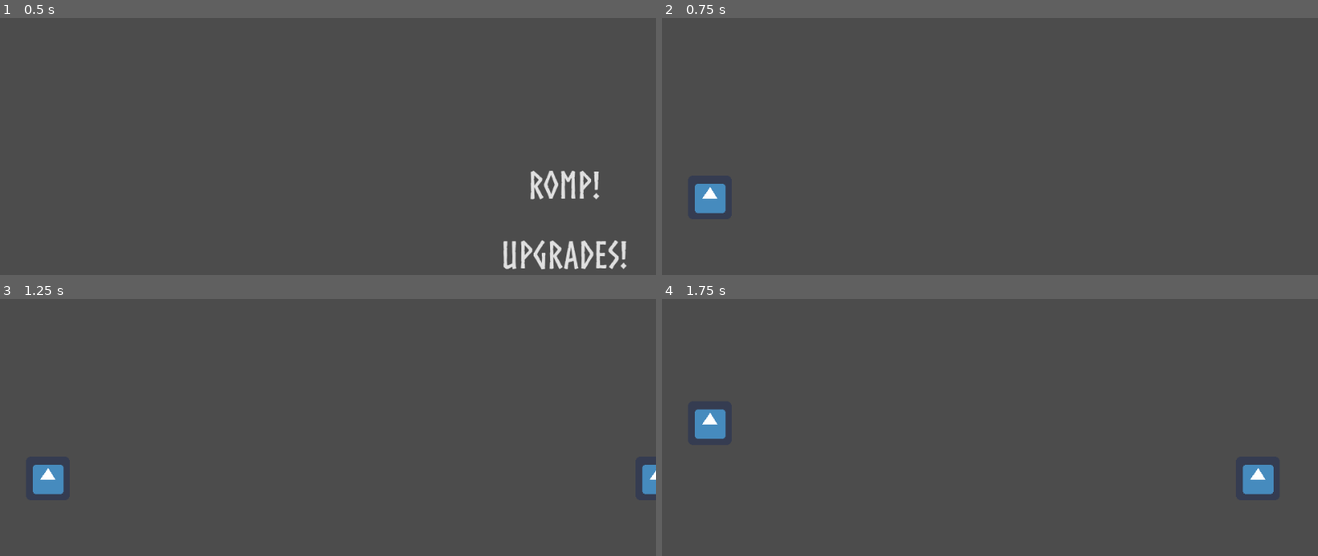
Above: before the commit, frames 1-4 (two rows, left to right).
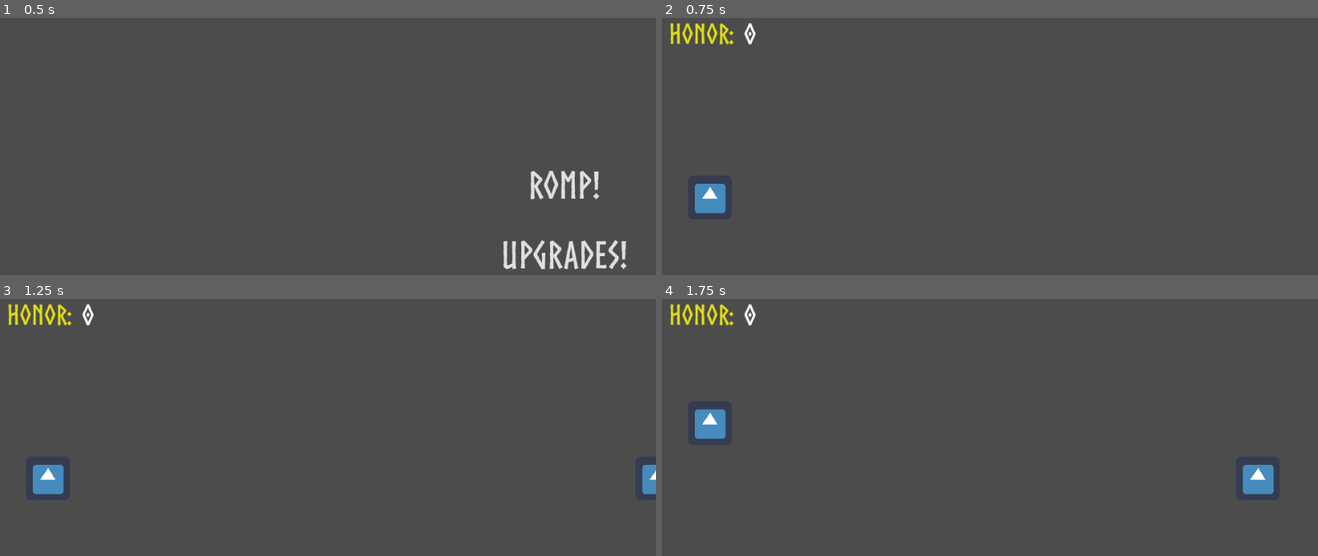
Above: after the commit, the same moments.

Repository: AtharvVohra/Ragnaromp
Game: Godot game, scene res://Title.tscn
Two runs of this game, one before a commit and one after it. Both use one fixed random seed, a clock stepped at 60 frames per second and the inputs below. The engine's default icon, where the game draws it, is replaced by a stand-in: a white triangle on a blue panel in a dark square.
Inputs:
- Up to frame 1 (0.5 s): no input
- Up to frame 2 (0.75 s): click "ROMP!" at 0.5 s
- Up to frame 3 (1.25 s): no input
- Up to frame 4 (1.75 s): hold Up (ui_up) from 1.28 s (still down)

Frame 1 is identical in both runs. In frame 2, 0.5% of the frame differs, in the area x 1-15%, y 1-11%; in frame 3, 0.5%; in frame 4, 0.5%.

Commit message:
added score and game over loop

Diff:
--- a/Draugr.gd
+++ b/Draugr.gd
@@ -27,7 +27,9 @@
 		# play splat sound effect
 		get_node("Sprite").set_texture(bloodtex)
 		get_node("CollisionShape2D").disabled = true
-		globals.playerHonor += 2000
+		globals.playerHonor += 1000
+		get_node("../Honor").set_text(String(globals.playerHonor))
+
 
 	if(isReached()):
 		# decrease honor
--- a/Draugr.tscn
+++ b/Draugr.tscn
@@ -8,7 +8,7 @@
 custom_solver_bias = 0.0
 extents = Vector2( 8, 8 )
 
-[node name="Draugr" type="KinematicBody2D" index="0"]
+[node name="Draugr" type="KinematicBody2D"]
 
 input_pickable = false
 collision_layer = 1
--- a/Level.gd
+++ b/Level.gd
@@ -82,5 +82,14 @@
 	print(get_node("gametimer").get_time_left())
 
 func _on_gametimer_timeout():
-	get_tree().paused = true
-	print("GAME OVER")
+	var t = Timer.new()
+	t.set_wait_time(2)
+	t.set_one_shot(true)
+	self.add_child(t)
+	t.start()
+	#get_tree().paused = true
+	get_node("GameOver").visible = true
+	print("ROMP OVER!")
+	yield(t, "timeout")
+	t.queue_free()
+	get_tree().change_scene("res://Title.tscn")
--- a/Level.tscn
+++ b/Level.tscn
@@ -1,9 +1,34 @@
-[gd_scene load_steps=3 format=2]
+[gd_scene load_steps=7 format=2]
 
 [ext_resource path="res://Level.gd" type="Script" id=1]
 [ext_resource path="res://Player.tscn" type="PackedScene" id=2]
+[ext_resource path="res://assets/Norsebold.otf" type="DynamicFontData" id=3]
 
-[node name="Level" type="Node2D"]
+[sub_resource type="DynamicFont" id=1]
+
+size = 75
+use_mipmaps = false
+use_filter = false
+font_data = ExtResource( 3 )
+_sections_unfolded = [ "Font", "Settings" ]
+
+[sub_resource type="DynamicFont" id=2]
+
+size = 40
+use_mipmaps = false
+use_filter = false
+font_data = ExtResource( 3 )
+_sections_unfolded = [ "Font", "Settings" ]
+
+[sub_resource type="DynamicFont" id=3]
+
+size = 40
+use_mipmaps = false
+use_filter = false
+font_data = ExtResource( 3 )
+_sections_unfolded = [ "Font", "Settings" ]
+
+[node name="Level" type="Node2D" index="0"]
 
 script = ExtResource( 1 )
 
@@ -12,8 +37,82 @@
 [node name="gametimer" type="Timer" parent="." index="1"]
 
 process_mode = 1
-wait_time = 60.0
+wait_time = 10.0
 one_shot = true
 autostart = false
 
+[node name="GameOver" type="Label" parent="." index="2"]
+
+visible = false
+anchor_left = 0.0
+anchor_top = 0.0
+anchor_right = 0.0
+anchor_bottom = 0.0
+margin_left = 350.0
+margin_top = 230.0
+margin_right = 320.0
+margin_bottom = 14.0
+rect_pivot_offset = Vector2( 0, 0 )
+rect_clip_content = false
+mouse_filter = 2
+mouse_default_cursor_shape = 0
+size_flags_horizontal = 1
+size_flags_vertical = 4
+custom_fonts/font = SubResource( 1 )
+custom_colors/font_color = Color( 0.865006, 0.871094, 0.0918732, 1 )
+text = "ROMP OVER!"
+align = 1
+valign = 1
+percent_visible = 1.0
+lines_skipped = 0
+max_lines_visible = -1
+_sections_unfolded = [ "Margin", "Size Flags", "Visibility", "custom_colors", "custom_fonts" ]
+
+[node name="HonorCollected" type="Label" parent="." index="3"]
+
+anchor_left = 0.0
+anchor_top = 0.0
+anchor_right = 0.0
+anchor_bottom = 0.0
+margin_left = 10.0
+margin_top = 10.0
+margin_right = 40.0
+margin_bottom = 14.0
+rect_pivot_offset = Vector2( 0, 0 )
+rect_clip_content = false
+mouse_filter = 2
+mouse_default_cursor_shape = 0
+size_flags_horizontal = 1
+size_flags_vertical = 4
+custom_fonts/font = SubResource( 2 )
+custom_colors/font_color = Color( 0.882813, 0.87015, 0.0724182, 1 )
+text = "Honor: "
+percent_visible = 1.0
+lines_skipped = 0
+max_lines_visible = -1
+_sections_unfolded = [ "Margin", "custom_colors", "custom_fonts", "custom_styles" ]
+
+[node name="Honor" type="Label" parent="." index="4"]
+
+anchor_left = 0.0
+anchor_top = 0.0
+anchor_right = 0.0
+anchor_bottom = 0.0
+margin_left = 120.0
+margin_top = 10.0
+margin_right = 40.0
+margin_bottom = 14.0
+rect_pivot_offset = Vector2( 0, 0 )
+rect_clip_content = false
+mouse_filter = 2
+mouse_default_cursor_shape = 0
+size_flags_horizontal = 1
+size_flags_vertical = 4
+custom_fonts/font = SubResource( 3 )
+text = "0"
+percent_visible = 1.0
+lines_skipped = 0
+max_lines_visible = -1
+_sections_unfolded = [ "Anchor", "Margin", "custom_fonts" ]
+
 [connection signal="timeout" from="gametimer" to="." method="_on_gametimer_timeout"]
